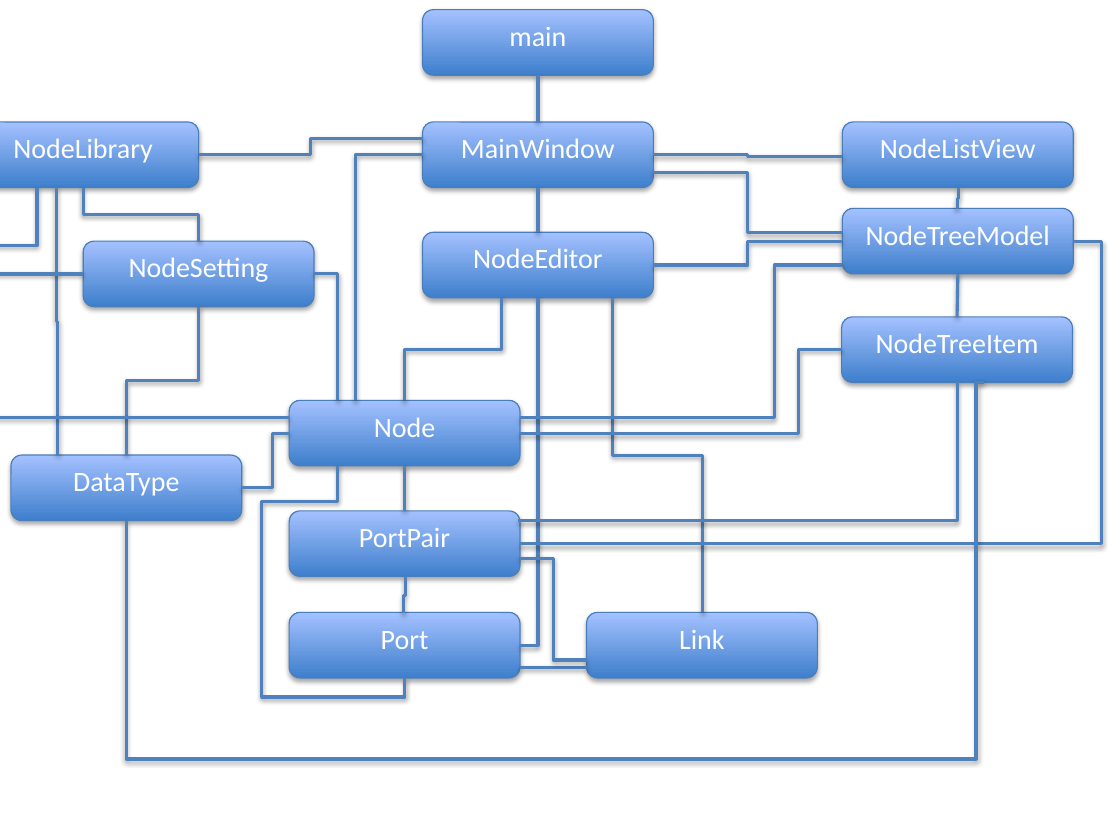
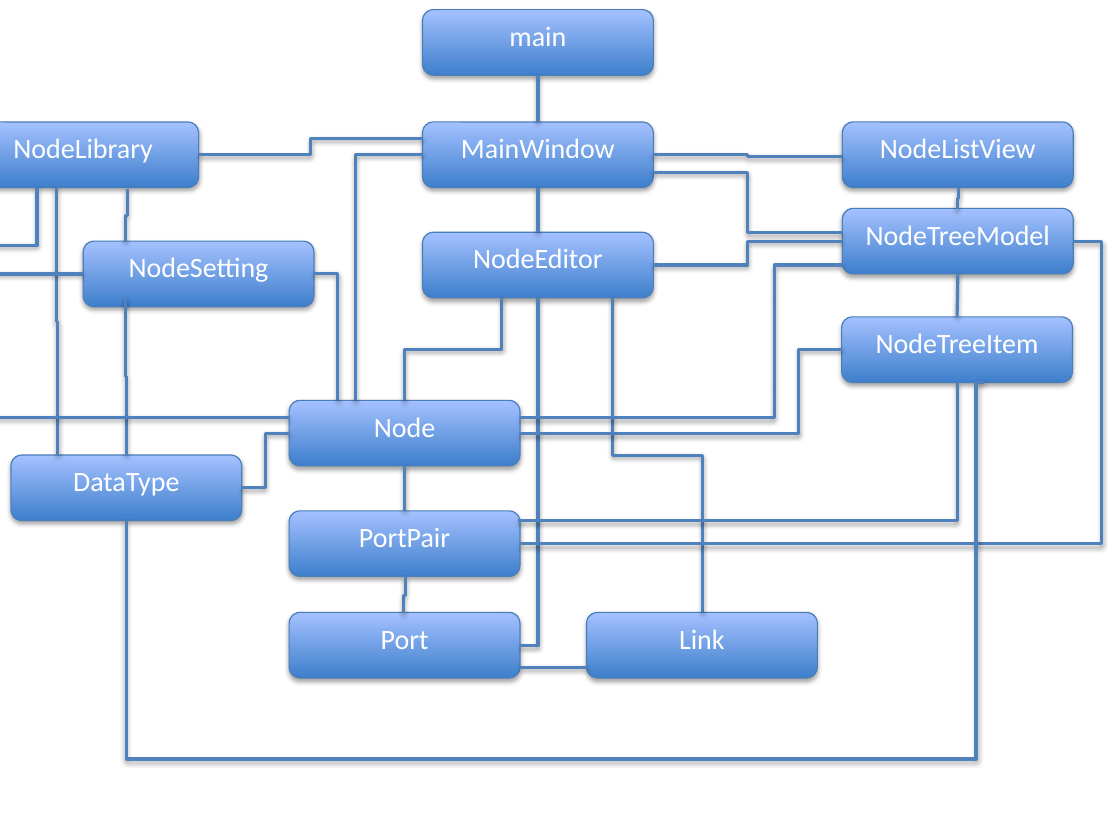
Before and after one commit to TimVanMourik/Porcupine, a slide deck: slide 1 of Documents/ClassDiagram.pptx. Drawn at 1120x840 pixels with LibreOffice and Linux fonts; fonts in the diff are those of the drawing. Boxes give left, top, right and bottom in pixels: in the first picture for what was removed or moved away, otherwise in the second. Text is boxed around its words. In the diff, an @@ line names an element or a change of style, - is before the commit and + after.

```diff
--- a/Documents/ClassDiagram.pptx
+++ b/Documents/ClassDiagram.pptx
@@ elbow line moved from (83, 187) - (198, 241) to (128, 189) - (125, 242) @@
@@ elbow line moved from (198, 307) - (127, 455) to (125, 298) - (127, 455) @@
@@ elbow line (289, 433) - (242, 488): route changed @@
@@ elbow line removed from (338, 466) to (404, 678) @@
@@ elbow line removed from (587, 660) to (520, 559) @@
```
Also in this commit, not shown: 2 slides added, 6 other files.
